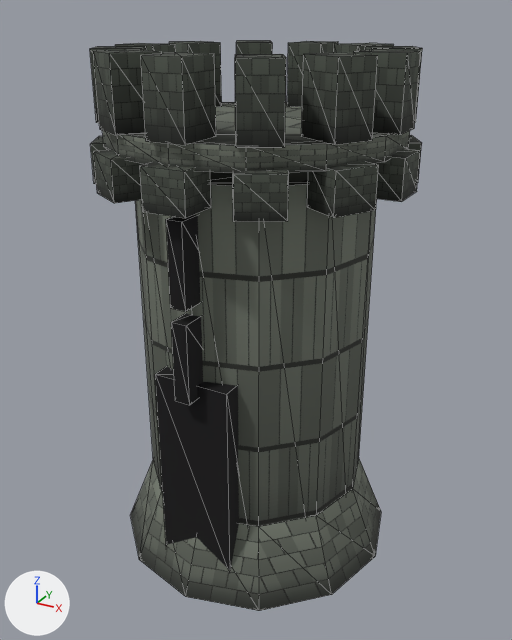
An edit to the glTF model products/castle_kit_grimforge_v1/models_gltf/tower_gate.gltf, drawn before and after from the same camera.
Rendered twice from a camera (50 mm lens) standing at (1.26, -2.28, 2.1) and looking at (0.01, -0.02, 0.97). Lighting does not change. The marker at lower left points along +X, +Y and +Z. The picture after the commit comes second. Mesh edges are drawn as thin lines. Vertices at exactly the same position are counted once.

The first picture shows 'tower_gate'.
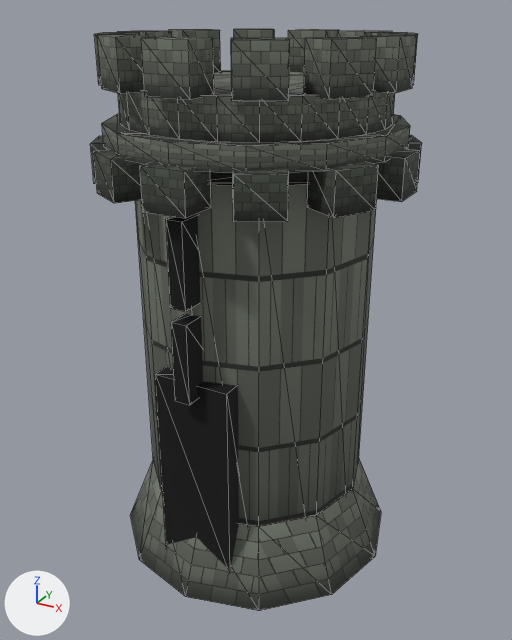
Patch to the scene script:
```diff
--- a/products/castle_kit_grimforge_v1/models_gltf/tower_gate.gltf.py
+++ b/products/castle_kit_grimforge_v1/models_gltf/tower_gate.gltf.py
@@ me_cylinder_014 @@
 # used by ob_tower_gate; location = (0.0, 0.0, 0.0)
-me_cylinder_014.from_pydata(...)  # 292 vertices, 464 faces; spans x -0.58..0.58, y -0.58..0.58, z 0.0..1.98
+me_cylinder_014.from_pydata(...)  # 340 vertices, 556 faces; spans x -0.58..0.58, y -0.58..0.58, z 0.0..2.03
+# me_cylinder_014 part 1: a new loose piece, a box spanning x 0.41..0.53, y -0.08..0.08, z 1.87..2.03, in mat_kit_atlas_mat
+# me_cylinder_014 part 2: a new loose piece, a box spanning x -0.08..0.08, y 0.41..0.53, z 1.87..2.03, in mat_kit_atlas_mat
+# me_cylinder_014 part 3: a new loose piece, a box spanning x -0.53..-0.41, y -0.08..0.08, z 1.87..2.03, in mat_kit_atlas_mat
+# me_cylinder_014 part 4: a new loose piece, a box spanning x -0.08..0.08, y -0.53..-0.41, z 1.87..2.03, in mat_kit_atlas_mat
+# me_cylinder_014 part 5: the loose piece of 8 vertices spanning x -0.34..-0.13, y -0.52..-0.3, z 1.74..1.98 is rebuilt with 8 vertices and now spans x -0.34..-0.13, y -0.5..-0.31, z 1.87..2.03
+# me_cylinder_014 part 6: the loose piece of 8 vertices spanning x 0.13..0.34, y 0.3..0.52, z 1.74..1.98 is rebuilt with 8 vertices and now spans x 0.13..0.34, y 0.31..0.5, z 1.87..2.03
+# me_cylinder_014 part 7: the loose piece of 8 vertices spanning x 0.13..0.34, y -0.52..-0.3, z 1.74..1.98 is rebuilt with 8 vertices and now spans x 0.13..0.34, y -0.5..-0.31, z 1.87..2.03
+# me_cylinder_014 part 8: the loose piece of 8 vertices spanning x 0.3..0.52, y -0.34..-0.13, z 1.74..1.98 is rebuilt with 8 vertices and now spans x 0.31..0.5, y -0.34..-0.13, z 1.87..2.03
+# me_cylinder_014 part 9: the loose piece of 8 vertices spanning x -0.52..-0.3, y -0.34..-0.13, z 1.74..1.98 is rebuilt with 8 vertices and now spans x -0.5..-0.31, y -0.34..-0.13, z 1.87..2.03
+# me_cylinder_014 part 10: the loose piece of 8 vertices spanning x -0.07..0.07, y -0.56..-0.38, z 1.74..1.98 is deleted
+# me_cylinder_014 part 11: the loose piece of 8 vertices spanning x -0.07..0.07, y 0.38..0.56, z 1.74..1.98 is deleted
+# me_cylinder_014 part 12: the loose piece of 8 vertices spanning x -0.56..-0.38, y -0.07..0.07, z 1.74..1.98 is deleted
+# me_cylinder_014 part 13
+# 14 vertices are removed from x -0.52..0.56, y -0.07..0.52, z 1.74..1.98
+# 46 faces are deleted
+# 18 vertices move from x -0.45..0.56, y -0.07..0.52, z 1.74..1.98 to x -0.48..0.48, y -0.12..0.46, z 1.74..1.87
+# 26 vertices are added at x -0.5..0.5, y -0.48..0.5, z 1.74..1.87
+# 6 new vertices lie (0.0, 0.0, 0.13) away from vertices in x -0.45..0.56, y -0.07..0.45, z 1.74
+# 12 new vertices lie (0.0, 0.0, 0.16) away from vertices in x -0.5..0.5, y 0.13..0.5, z 1.87
+# 10 new vertices lie (0.0, 0.0, 0.13) away from vertices in x -0.42..0.42, y -0.48..0.48, z 1.74
+# 126 new faces join them
+# me_cylinder_014 part 14: 2 kept faces spanning x -0.42..0.46, y 0.12..0.34, z 1.74..1.87 get new texture (UV) coordinates
 me_cylinder_014.materials.append(mat_kit_atlas_mat)
```

Where the change shows, as pixel boxes [x1, y1, x2, y2] in the pictures (512 x 640 px):
'tower_gate', reshaped: before [90, 41, 422, 611]; after [90, 29, 422, 611]
part 1 of me_cylinder_014, added: after [360, 35, 417, 93]
part 2 of me_cylinder_014, added: after [288, 29, 339, 73]
part 3 of me_cylinder_014, added: after [117, 31, 172, 37]
part 4 of me_cylinder_014, added: after [141, 37, 214, 100]
part 5 of me_cylinder_014, rebuilt (14% narrower, 31% shorter): before [93, 50, 162, 135]; after [97, 35, 156, 93]
part 6 of me_cylinder_014, rebuilt (8% narrower, 27% shorter): before [334, 43, 394, 53]; after [337, 30, 392, 37]
part 7 of me_cylinder_014, rebuilt (15% wider, 32% shorter): before [235, 54, 286, 147]; after [231, 38, 290, 101]
part 8 of me_cylinder_014, rebuilt (33% shorter): before [301, 52, 378, 145]; after [304, 37, 377, 99]
part 9 of me_cylinder_014, rebuilt (18% narrower, 31% shorter): before [90, 47, 146, 123]; after [94, 33, 140, 85]
part 10 of me_cylinder_014, deleted: before [141, 52, 216, 145]
part 11 of me_cylinder_014, deleted: before [287, 41, 338, 107]
part 12 of me_cylinder_014, deleted: before [115, 43, 176, 54]
part 13 of me_cylinder_014, reshaped: before [169, 41, 422, 135]; after [118, 29, 418, 143]
part 14 of me_cylinder_014, surface changed: before [188, 44, 222, 107]
